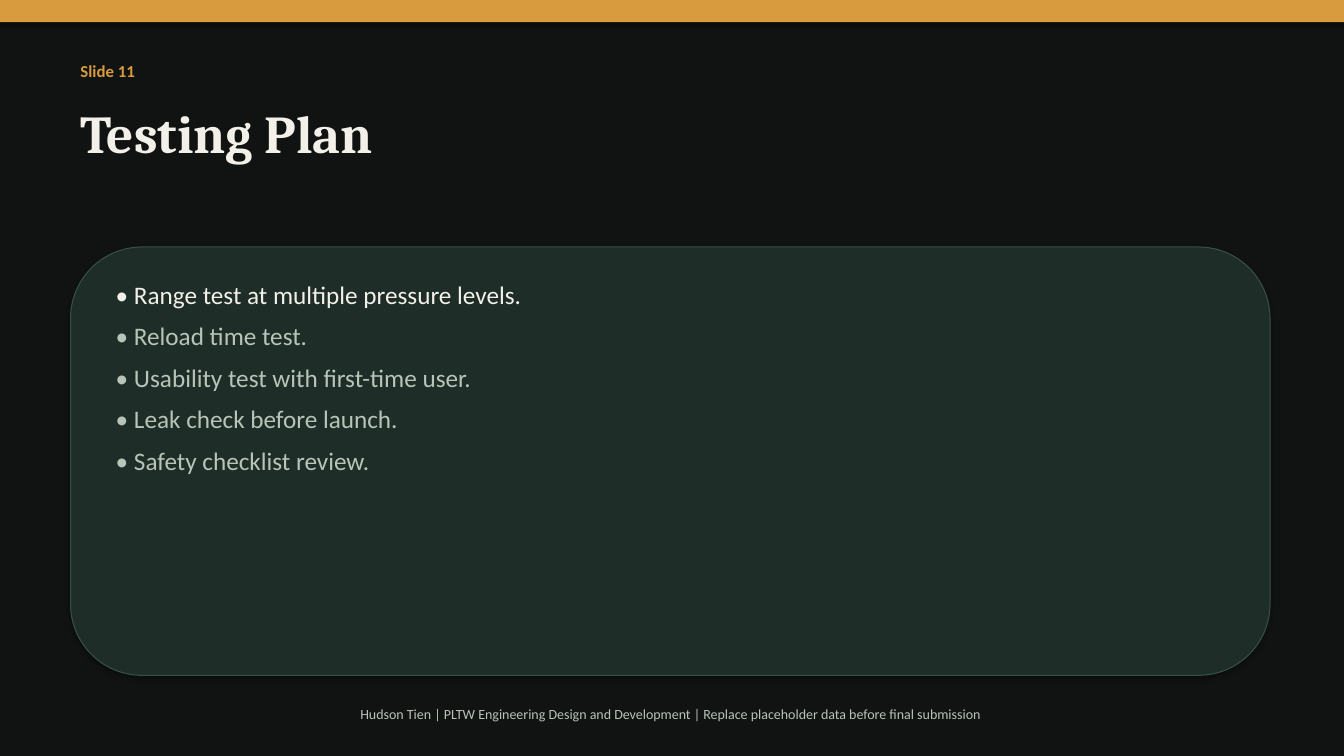
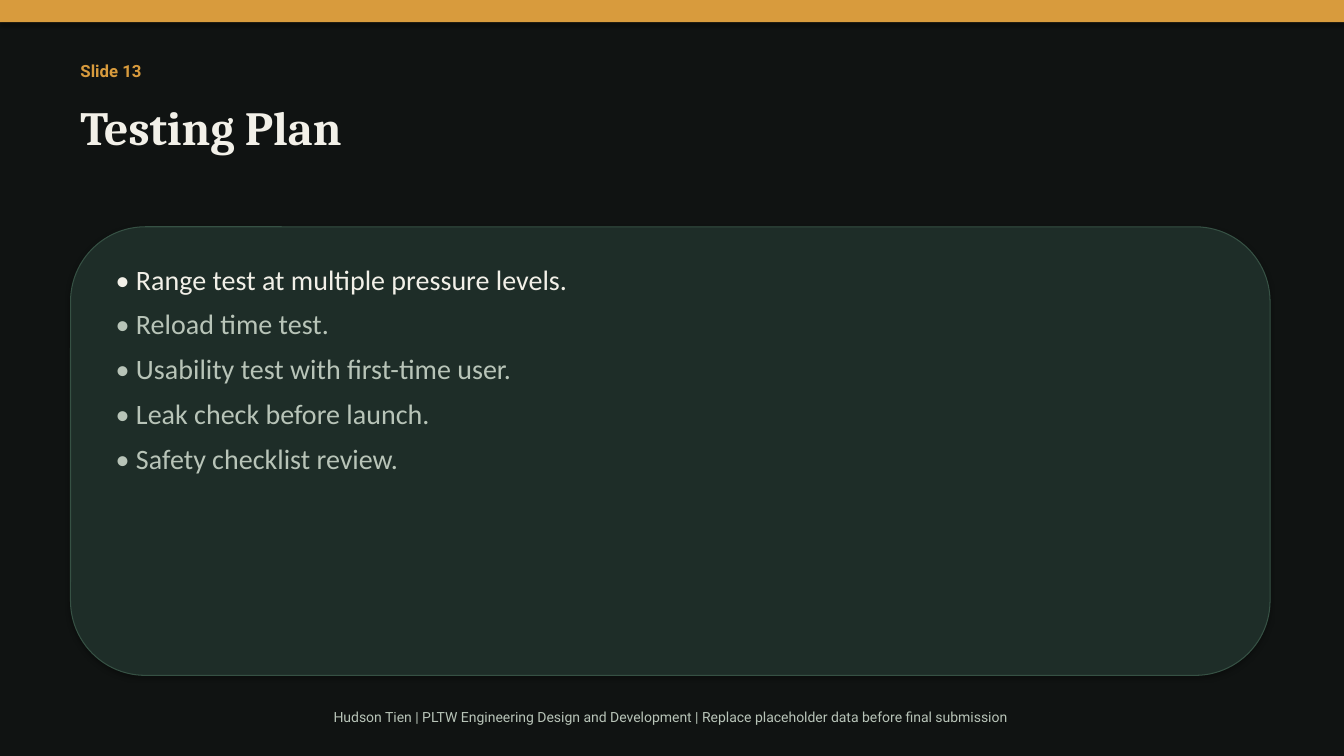
Before and after one commit to tienhdsn-000001/hudson-capstone-site, a slide deck: slide 13 of air-pressure-cannon-presentation.pptx (slide 11 before the commit). Drawn at 1344x756 pixels with LibreOffice and Linux fonts; fonts in the diff are those of the drawing. Boxes give left, top, right and bottom in pixels: in the first picture for what was removed or moved away, otherwise in the second. Text is boxed around its words. In the diff, an @@ line names an element or a change of style, - is before the commit and + after.

```diff
--- a/air-pressure-cannon-presentation.pptx
+++ b/air-pressure-cannon-presentation.pptx
@@ text at (x1=80, y1=64, x2=141, y2=77): text changed; font Calibri to Roboto @@
-Slide 11
+Slide 13
@@ text "Testing Plan" at (x1=80, y1=112, x2=342, y2=155): size 38 to 34 pt @@
@@ rounded rectangle resized from (x1=71, y1=247, x2=1270, y2=676) to (x1=71, y1=227, x2=1270, y2=676) @@
@@ text "• Range test at multiple ..." moved from (x1=134, y1=286, x2=521, y2=474) to (x1=136, y1=270, x2=567, y2=474) @@
@@ text "• Range test at multiple ..." at (x1=136, y1=270, x2=567, y2=474): size 18 to 20 pt @@
@@ text "Hudson Tien | PLTW Engineering ..." at (x1=334, y1=711, x2=1007, y2=725): font Calibri to Roboto @@
```
Also in this commit, not shown: 12 other slides changed, 3 slides added, 1 slide removed, 12 other files.
